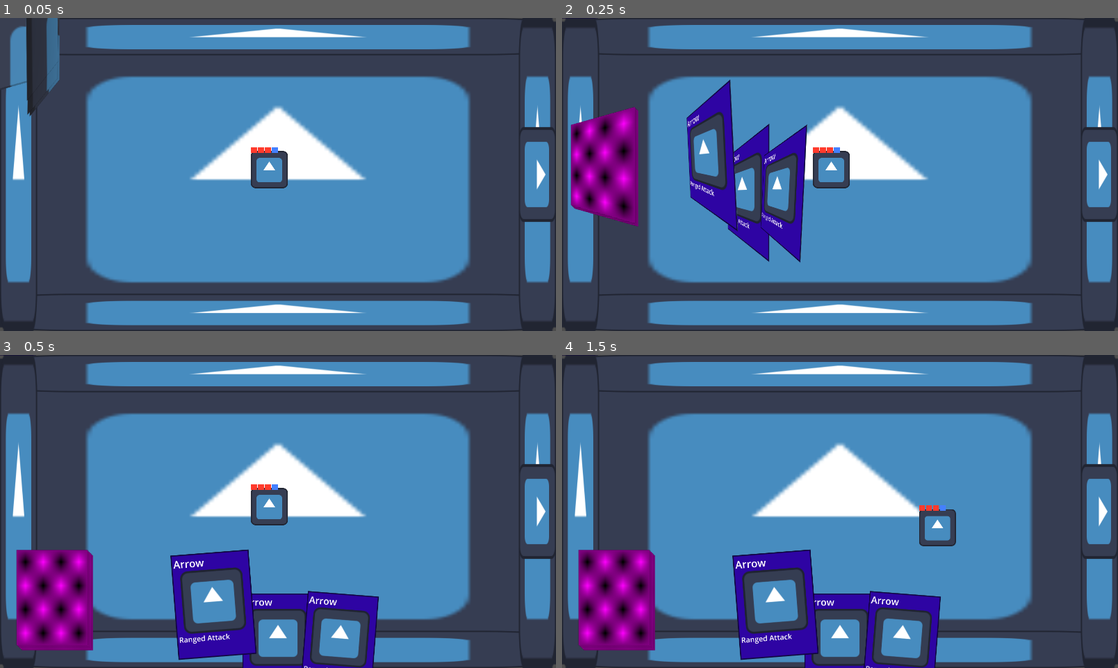
Above: before the commit, frames 1-4 (two rows, left to right).
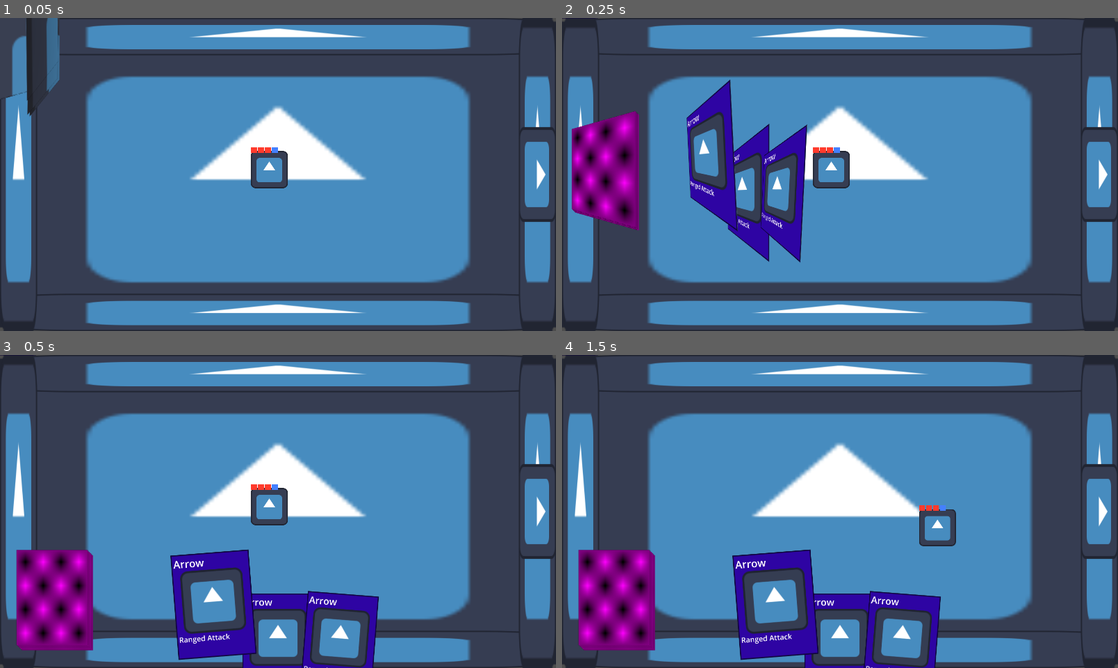
Above: after the commit, the same moments.

Repository: MamaDespik/GGJ-1
Game: Godot game, scene res://game.tscn
Same seed, same stepped clock (60 frames per second), same inputs: the game is played once before the commit and once after it. The engine's default icon, where the game draws it, is replaced by a stand-in: a white triangle on a blue panel in a dark square.
Inputs (mouse positions are in pixels of both pictures, inside the frame that each line leads up to):
- Up to frame 1 (0.05 s): no input
- Up to frame 2 (0.25 s): no input
- Up to frame 3 (0.5 s): no input
- Up to frame 4 (1.5 s): tap Enter (ui_accept) at 0.5, 0.77 s; move the mouse to (962, 495) at 0.52 s; hold D (move_right) 0.53-1.28 s; hold Mouse wheel up (change_highlight_left) 0.53-1.28 s; move the mouse to (728, 527) at 1.27 s; hold S (move_down) from 1.28 s (still down); tap Mouse wheel down (change_highlight_right) at 1.35 s

The runs differ from the first frame. In frame 1, 0.2% of the frame differs, in the area x 0-5%, y 2-26%; in frame 2, 1.8%, in the area x 1-14%, y 28-68%; in frame 3, nothing differs; in frame 4, nothing differs.

Commit message:
Connecting CardPicker to Floor Clearing

Diff:
--- a/godovelopment-game-jam-1/Cards/card_picker.gd
+++ b/godovelopment-game-jam-1/Cards/card_picker.gd
@@ -10,7 +10,7 @@
 @export var new_choice_card_scene:PackedScene
 
 var picked_card_scenes:Array[PackedScene]
-@export var player:Player
+var player:Player
 var cost_increase:int = 2
 var done_picking:bool = false
 var current_cost:int
@@ -23,8 +23,8 @@
 func _ready():
 	current_cost = new_choice_starting_cost
 	hand.card_removed.connect(_on_hand_card_removed)
-	player.gold_count = 100 #DEBUG
-	pick_cards() #DEBUG
+	#player.gold_count = 100 #DEBUG
+	#pick_cards() #DEBUG
 	return
 
 func pick_cards():
--- a/godovelopment-game-jam-1/Cards/card_picker.tscn
+++ b/godovelopment-game-jam-1/Cards/card_picker.tscn
@@ -7,18 +7,13 @@
 [ext_resource type="PackedScene" uid="uid://b5iq0ublc1te2" path="res://Cards/basic_ranged_card.tscn" id="4_jcbsl"]
 [ext_resource type="PackedScene" uid="uid://c8vstwhto00ys" path="res://Cards/basic_melee_card.tscn" id="5_7y35v"]
 [ext_resource type="PackedScene" uid="uid://hrklb88bys30" path="res://Cards/new_choice_card.tscn" id="6_jcbsl"]
-[ext_resource type="PackedScene" uid="uid://cnphch8ulvp8p" path="res://Player/player.tscn" id="7_8xxqm"]
 
-[node name="CardPicker" type="Node2D" node_paths=PackedStringArray("player")]
+[node name="CardPicker" type="Node2D"]
 script = ExtResource("1_k1vkd")
 common_card_scenes = Array[PackedScene]([ExtResource("2_3qudm"), ExtResource("3_8xxqm"), ExtResource("4_jcbsl"), ExtResource("5_7y35v")])
 new_choice_starting_cost = 5
 new_choice_card_scene = ExtResource("6_jcbsl")
-player = NodePath("DEBUGPlayer")
 
 [node name="Hand" parent="." instance=ExtResource("2_sqb8c")]
 position = Vector2(960, 811)
 scale = Vector2(2, 2)
-
-[node name="DEBUGPlayer" parent="." instance=ExtResource("7_8xxqm")]
-position = Vector2(-112, 136)
--- a/godovelopment-game-jam-1/Cards/new_choice_card.tscn
+++ b/godovelopment-game-jam-1/Cards/new_choice_card.tscn
@@ -12,7 +12,7 @@
 [node name="NewChoiceCard" instance=ExtResource("1_snubf")]
 script = ExtResource("2_mxjfy")
 text_first_half = "Spend "
-text_second_half = " gold to add a new card choice. "
+text_second_half = "G to add a new card choice. "
 card_title = "New Choice"
 card_text = "Spend 30 gold to add a new card choice."
 card_action_scene = null
--- a/godovelopment-game-jam-1/Levels/floor.gd
+++ b/godovelopment-game-jam-1/Levels/floor.gd
@@ -15,8 +15,9 @@
 
 @onready var room_grid: RoomGrid = $RoomGrid
 @onready var active_rooms: Node2D = $ActiveRooms
+@onready var card_picker: CardPicker = $CardPicker
 
-signal floor_cleared
+signal floor_cleared(Card)
 
 func _ready() -> void:
 	start_room = room_scene.instantiate()
@@ -36,6 +37,8 @@
 
 	room_grid.update_exits()
 	active_rooms.add_child(start_room)
+
+	card_picker.card_picked.connect(_on_card_picker_card_picked)
 	return
 
 func add_new_room(current_room:Room) -> Room:
@@ -96,5 +99,10 @@
 
 func _on_boss_room_cleared():
 	print("Floor cleared!")
-	floor_cleared.emit()
+	card_picker.player = player
+	card_picker.pick_cards()
 	return
+
+func _on_card_picker_card_picked(card:Card):
+	floor_cleared.emit(card)
+	return
--- a/godovelopment-game-jam-1/Levels/floor.tscn
+++ b/godovelopment-game-jam-1/Levels/floor.tscn
@@ -1,10 +1,11 @@
-[gd_scene load_steps=6 format=3 uid="uid://bbl0ytkopqqcx"]
+[gd_scene load_steps=7 format=3 uid="uid://bbl0ytkopqqcx"]
 
 [ext_resource type="Script" uid="uid://cesluse00h6dw" path="res://Levels/floor.gd" id="1_xfebi"]
 [ext_resource type="PackedScene" uid="uid://c3fjcfs40yx3u" path="res://Levels/room.tscn" id="2_bumg0"]
 [ext_resource type="PackedScene" uid="uid://lpe80gxols1a" path="res://Enemy/enemy.tscn" id="3_26e27"]
 [ext_resource type="PackedScene" uid="uid://xjb8mnalb7fg" path="res://Levels/room_grid.tscn" id="3_r38vp"]
 [ext_resource type="PackedScene" uid="uid://c7f7ifk8ewh4u" path="res://Enemy/destructable.tscn" id="4_26e27"]
+[ext_resource type="PackedScene" uid="uid://btqfpl2offkxo" path="res://Cards/card_picker.tscn" id="6_e5dka"]
 
 [node name="Floor" type="Node2D"]
 script = ExtResource("1_xfebi")
@@ -17,3 +18,5 @@
 [node name="RoomGrid" parent="." instance=ExtResource("3_r38vp")]
 
 [node name="ActiveRooms" type="Node2D" parent="."]
+
+[node name="CardPicker" parent="." instance=ExtResource("6_e5dka")]
--- a/godovelopment-game-jam-1/game.gd
+++ b/godovelopment-game-jam-1/game.gd
@@ -8,6 +8,7 @@
 
 @onready var player = $Player
 @onready var floor_container = $FloorContainer
+@onready var cards_container: CardsContainer = $CardsContainer
 
 func _ready():
 	current_region = region_scenes.pop_front().instantiate()
@@ -22,6 +23,7 @@
 		current_floor.player = player
 		current_floor.floor_cleared.connect(_on_floor_cleared)
 		floor_container.add_child(current_floor)
+		cards_container.shuffle_discard()
 	else:
 		if region_scenes.size() > 0:
 			current_region.queue_free()
@@ -41,7 +43,8 @@
 
 	return
 
-func _on_floor_cleared():
+func _on_floor_cleared(card:Card):
+	cards_container.draw_pile.add_card(card)
 	get_shop()
 	return
 
Not shown: 1 places in godovelopment-game-jam-1/Cards/card_picker.tscn that only renumber resources
Not shown, changed: TODO.txt
